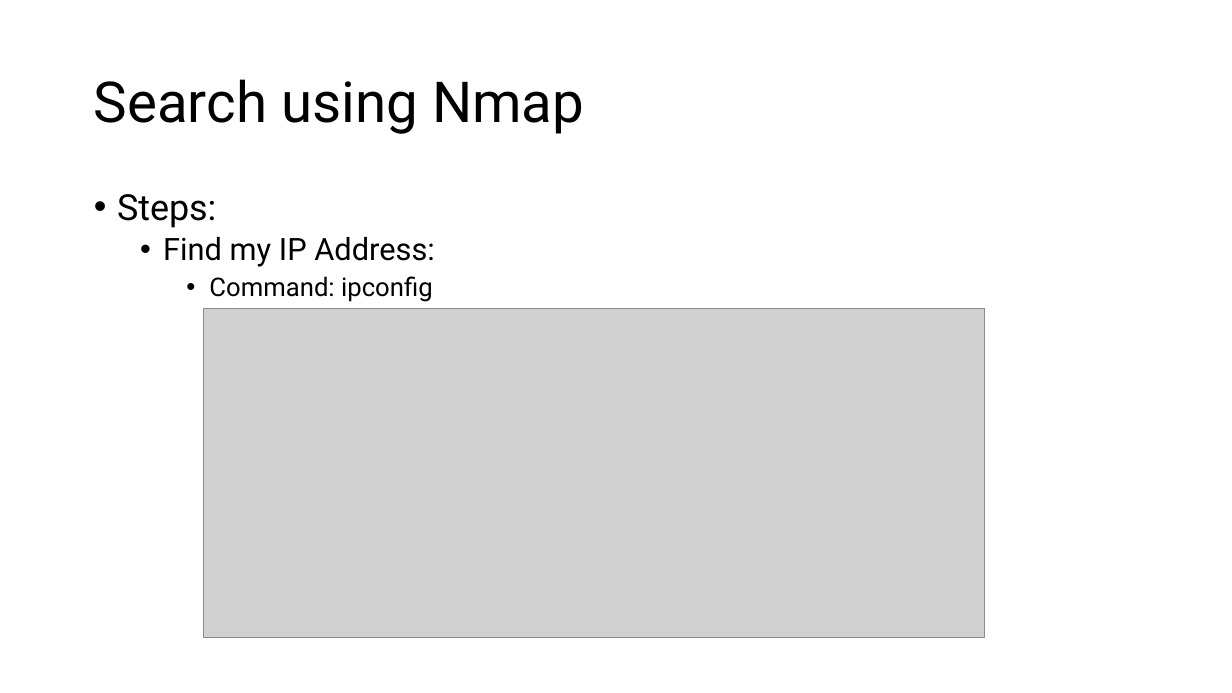
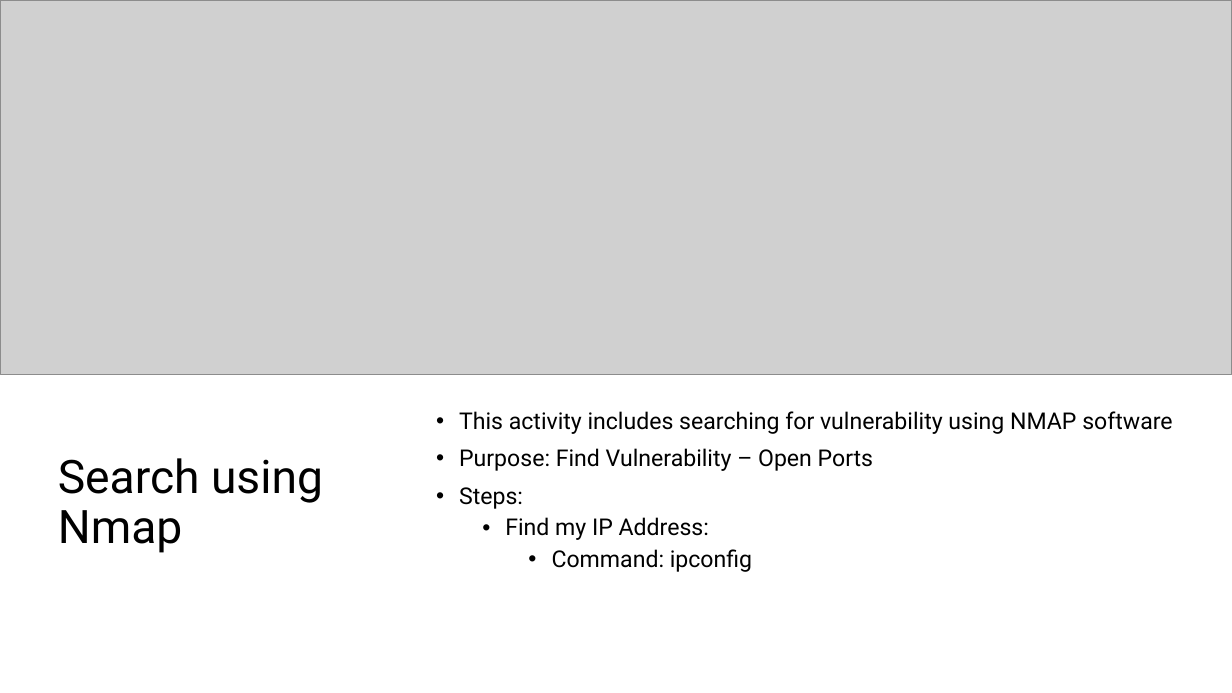
Before and after one commit to crimescene123/cyber, a slide deck: slide 2 of Week6 Activities.pptx. Drawn at 1232x693 pixels with LibreOffice and Linux fonts; fonts in the diff are those of the drawing; grey boxes stand for pictures. Boxes give left, top, right and bottom in pixels: in the first picture for what was removed or moved away, otherwise in the second. Text is boxed around its words. In the diff, an @@ line names an element or a change of style, - is before the commit and + after.

```diff
--- a/Week6 Activities.pptx
+++ b/Week6 Activities.pptx
@@ picture: place and size @@
-picture at [203,308,985,638]
+picture at [0,0,1232,375]
@@ title "Search using Nmap": place and size @@
-title "Search using Nmap" at [94,79,584,134]
+title "Search using Nmap" at [58,458,323,553]
@@ title "Search using Nmap" at [58,458,323,553]: size 44 to 36 pt @@
@@ text "This activity includes searching for ...": place and size @@
-text "This activity includes searching for ..." at [117,194,435,302]
+text "This activity includes searching for ..." at [459,411,1172,572]
@@ text "This activity includes searching for ..." at [459,411,1172,572]: vertical alignment top to middle @@
@@ text at [459,411,1172,471]: paragraphs added @@
+• This activity includes searching for vulnerability using NMAP software
+• Purpose: Find Vulnerability – Open Ports
@@ text at [459,487,752,572]: size 28 to 18 pt in "Steps:"; size 24 to 18 pt in "Find my IP Address:"; size 20 to 18 pt in "Command: ipconfig" @@
```
Also in this commit, not shown: 4 other slides changed, 3 slides added, 2 other files.
